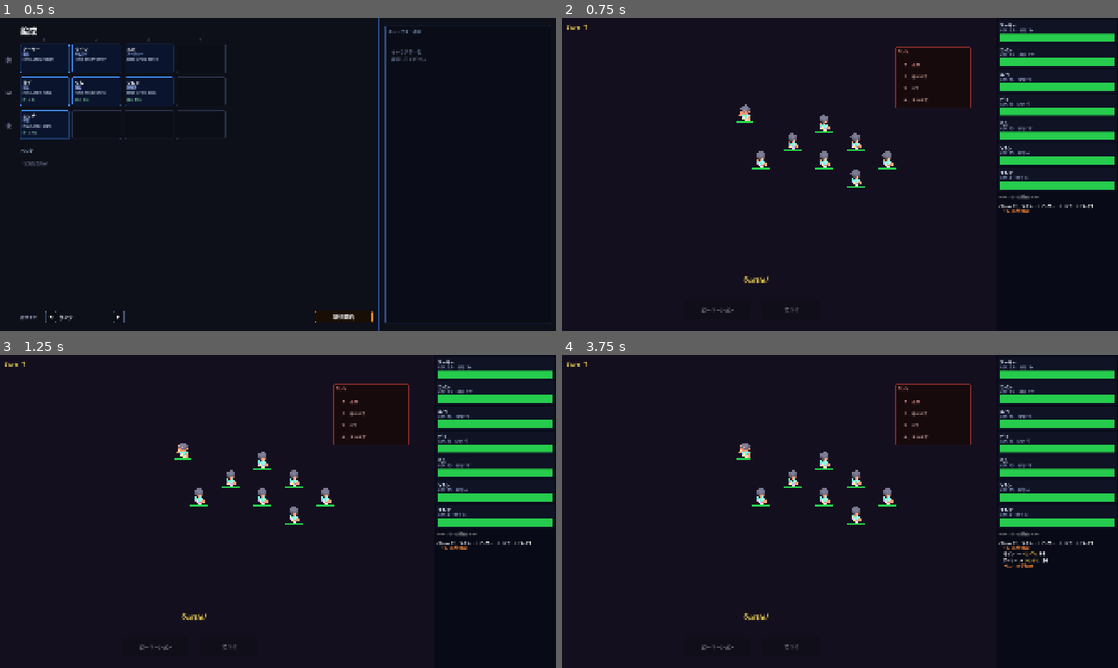
Above: before the commit, frames 1-4 (two rows, left to right).
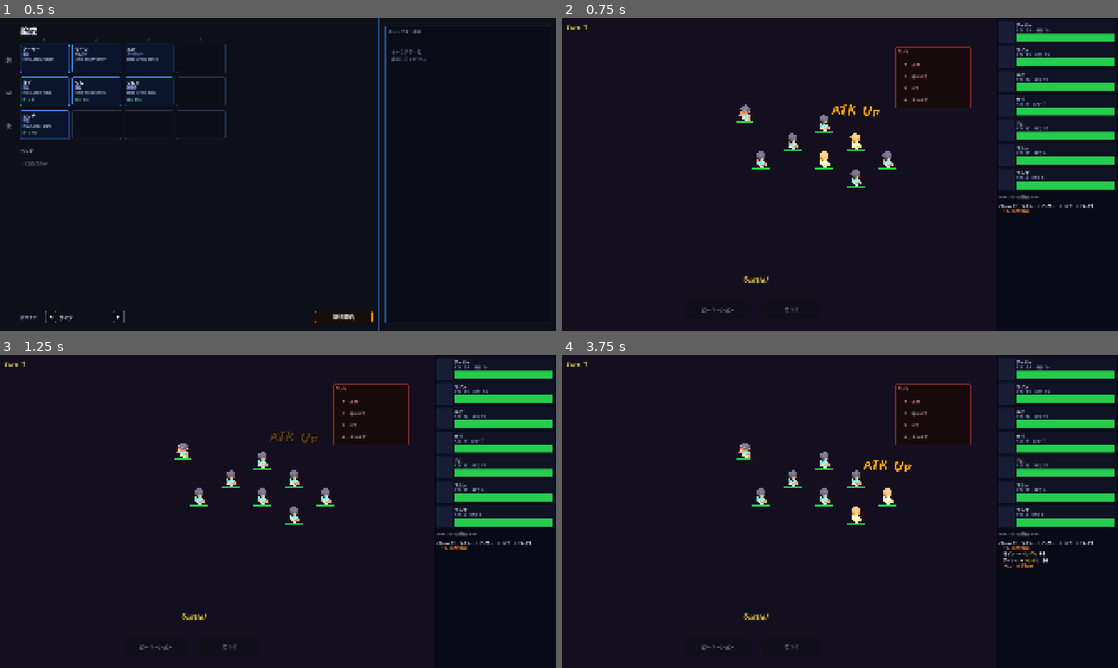
Above: after the commit, the same moments.

Repository: tamagoyaki42dev/tamagoyaki-game
Game: Godot game, scene res://scenes/formation.tscn
Same seed, same stepped clock (60 frames per second), same inputs: the game is played once before the commit and once after it.
Inputs (mouse positions are in pixels of both pictures, inside the frame that each line leads up to):
- Up to frame 1 (0.5 s): no input
- Up to frame 2 (0.75 s): click "遠征開始" at 0.5 s
- Up to frame 3 (1.25 s): no input
- Up to frame 4 (3.75 s): tap Enter at 1.25 s; move the mouse to (962, 495) at 1.27 s; hold Shift 1.28-2 s; click (962, 495) at 1.42 s; drag from (728, 527) to (812, 574) at 2.02 s; move the mouse to (895, 442) at 2.77 s; tap Ctrl at 2.85 s; click (895, 442) at 2.92 s; drag from (812, 574) to (673, 464) at 3.52 s

Frame 1 is identical in both runs. In frame 2, 1.4% of the frame differs, in the area x 46-88%, y 1-55%; in frame 3, 1.3%; in frame 4, 1.4%.

Commit message:
攻撃補助・防御補助・回復フラッシュエフェクト追加、SNS投稿フロー改善
Co-Authored-By: Claude Sonnet 4.6 <noreply@anthropic.com>

Diff:
--- a/scripts/battle/battle_manager.gd
+++ b/scripts/battle/battle_manager.gd
@@ -13,6 +13,8 @@
 signal battle_ended(player_won: bool, loot: Array)
 signal attack_support_used(supporter: BattleUnit, attacker: BattleUnit)
 signal defense_support_used(supporter: BattleUnit, target: BattleUnit)
+signal row_heal_batch(entries: Array)   # [{unit, amount}] 右から左アニメ用
+signal row_heal_anim_done               # シーンがキュー処理完了時に emit → manager が await
 signal phase_started(phase: StringName)
 
 const TURN_LIMIT    = 100
@@ -73,8 +75,7 @@
 		_apply_self_healing(player_grid)
 		_apply_enemy_healing()
 		await get_tree().create_timer(RECOVERY_DELAY).timeout
-		_apply_row_healing(player_grid)
-		await get_tree().create_timer(RECOVERY_DELAY).timeout
+		await _apply_row_healing(player_grid)  # 内部で row_heal_anim_done を await
 	var timeline := build_timeline()
 	turn_started.emit(turn_number, timeline, _current_enemy_action_label())
 	_unpetrified_this_turn = []
@@ -282,12 +283,26 @@
 			_apply_healing(unit, unit.self_regen)
 
 func _apply_row_healing(grid: RotationGrid) -> void:
+	var emitted_batch := false
 	for unit: BattleUnit in grid.get_row(2):
 		if not unit.is_alive or unit.row_regen <= 0:
 			continue
+		# 視覚用：発動前にまとめて計算して emit（HP変更前の量が正しく表示される）
+		var entries: Array = []
+		for other: BattleUnit in grid.get_row(unit.row):
+			if other == unit or not other.is_alive:
+				continue
+			var result := BattleMath.calc_healing(other.hp, other.hp_max, unit.row_regen)
+			entries.append({"unit": other, "amount": result["healed"]})
+		if not entries.is_empty():
+			row_heal_batch.emit(entries)
+			emitted_batch = true
+		# 個別適用（HP変更・overheal蓄積・HPバー更新用）
 		for other: BattleUnit in grid.get_row(unit.row):
 			if other != unit:
 				_apply_healing(other, unit.row_regen)
+	if emitted_batch:
+		await row_heal_anim_done  # シーンのキュー処理完了まで待機
 
 func _apply_enemy_healing() -> void:
 	for unit: BattleUnit in enemy_grid.get_all_alive():
--- a/scripts/battle/battle_scene.gd
+++ b/scripts/battle/battle_scene.gd
@@ -30,6 +30,31 @@
 @export var crit_font_size: int        = 48
 @export var crit_duration: float       = 0.75
 @export var crit_rise: float           = 0.6
+
+# 攻撃補助エフェクト
+@export var supp_font_size: int          = 48
+@export var supp_duration: float         = 0.8
+@export var supp_rise: float             = 0.9
+@export var supp_flash_color: Color      = Color(1.0, 0.55, 0.0)
+@export var supp_flash_duration: float   = 0.45
+@export var supp_label_color: Color      = Color(1.0, 0.65, 0.1)
+@export var supp_label_offset: Vector3   = Vector3(0.0, 1.8, 0.0)
+
+# 防御補助エフェクト
+@export var def_font_size: int           = 48
+@export var def_duration: float          = 0.8
+@export var def_rise: float              = 0.9
+@export var def_flash_color: Color       = Color(0.2, 0.5, 1.0)
+@export var def_flash_duration: float    = 0.45
+@export var def_label_color: Color       = Color(0.3, 0.7, 1.0)
+@export var def_label_offset: Vector3    = Vector3(0.0, 1.8, 0.0)
+
+# 回復エフェクト
+@export var heal_flash_color: Color      = Color(0.2, 1.0, 0.4)
+@export var heal_flash_duration: float   = 0.35
+@export var heal_label_color: Color      = Color(0.3, 1.0, 0.55)
+@export var heal_row_stagger: float      = 0.15  # 列回復の各キャラ間ディレイ（秒）
+@export var heal_batch_gap: float        = 0.65  # 列回復ヒーラー間ディレイ（秒）
 
 # 攻撃アニメ
 @export var atk_wind_up_dist: float    = 0.05   # m 予備後退
@@ -93,14 +118,25 @@
 @onready var _battle_ui: BattleUI        = $CanvasLayer/BattleUI
 
 var _manager: BattleManager
-var _unit_nodes: Dictionary = {}  # BattleUnit → Node3D
-var _hp_bars: Dictionary = {}     # BattleUnit → ShaderMaterial (fg)
+var _unit_nodes: Dictionary = {}    # BattleUnit → Node3D
+var _hp_bars: Dictionary = {}       # BattleUnit → ShaderMaterial (fg)
+var _label_font: Font = null
+var _row_heal_units: Dictionary = {}     # BattleUnit → bool（列回復アニメ処理中）
+var _row_heal_queue: Array = []          # 待機中の列回復バッチ
+var _row_heal_animating: bool = false    # _process_row_heal_queue が動いているか
 
 func _ready() -> void:
 	_flash_shader = Shader.new()
 	_flash_shader.code = _FLASH_CODE
 	_hp_bar_shader = Shader.new()
 	_hp_bar_shader.code = _HP_BAR_CODE
+	const JP := "res://assets/fonts/851CHIKARA-DZUYOKU_kanaA_004.ttf"
+	const EN := "res://assets/fonts/Cinzel-Regular.ttf"
+	if ResourceLoader.exists(JP):
+		var jf := load(JP) as FontFile
+		if jf and ResourceLoader.exists(EN):
+			jf.set_fallbacks([load(EN) as Font])
+		_label_font = jf
 	_setup_world()
 	_start_battle()
 
@@ -129,6 +165,9 @@
 	_manager.unit_died.connect(_on_unit_died)
 	_manager.rotated.connect(_on_rotated)
 	_manager.battle_ended.connect(_on_battle_ended)
+	_manager.attack_support_used.connect(_on_attack_support_used)
+	_manager.defense_support_used.connect(_on_defense_support_used)
+	_manager.row_heal_batch.connect(_on_row_heal_batch)
 	_battle_ui.setup(_manager)
 	_manager.start_battle(GameState.get_battle_entries(), GameState.get_battle_enemy())
 
@@ -155,18 +194,20 @@
 		mat.set_shader_parameter("flash_amount", 0.0)
 		mesh.material_overlay = mat
 
-func _do_flash(ch: Node3D) -> void:
+func _do_flash(ch: Node3D, color: Color = Color(1.0, 0.15, 0.15), duration: float = -1.0) -> void:
+	var dur := duration if duration > 0.0 else hit_flash_duration
 	var meshes: Array[MeshInstance3D] = []
 	_collect_meshes(ch, meshes)
 	for mesh: MeshInstance3D in meshes:
 		var mat: ShaderMaterial = mesh.material_overlay as ShaderMaterial
 		if not mat:
 			continue
+		mat.set_shader_parameter("flash_color", Vector3(color.r, color.g, color.b))
 		mat.set_shader_parameter("flash_amount", 1.0)
 		var tw := create_tween()
 		tw.tween_method(
 			func(v: float) -> void: mat.set_shader_parameter("flash_amount", v),
-			1.0, 0.0, hit_flash_duration)
+			1.0, 0.0, dur)
 
 func _spawn_damage_label(pos: Vector3, text: String, color: Color) -> void:
 	var lbl := Label3D.new()
@@ -180,6 +221,8 @@
 	lbl.outline_modulate = Color(0.0, 0.0, 0.0, 0.85)
 	lbl.position = pos + Vector3(randf_range(-0.2, 0.2), 1.5, 0.0)
 	lbl.scale = Vector3.ZERO
+	if _label_font:
+		lbl.font = _label_font
 	_characters.add_child(lbl)
 	var tw := create_tween().set_parallel(true)
 	tw.tween_property(lbl, "scale", Vector3.ONE, 0.1).set_ease(Tween.EASE_OUT)
@@ -203,6 +246,8 @@
 	lbl.outline_modulate = Color(0.0, 0.0, 0.0, 0.9)
 	lbl.position = pos + Vector3(0.0, 2.2, 0.0)
 	lbl.scale = Vector3.ZERO
+	if _label_font:
+		lbl.font = _label_font
 	_characters.add_child(lbl)
 	var tw := create_tween().set_parallel(true)
 	tw.tween_property(lbl, "scale", Vector3(1.5, 1.5, 1.5), 0.12).set_ease(Tween.EASE_OUT)
@@ -211,6 +256,68 @@
 	tw.tween_property(lbl, "modulate:a", 0.0,
 		crit_duration * 0.5).set_delay(crit_duration * 0.5)
 	await get_tree().create_timer(crit_duration + 0.1).timeout
+	if is_instance_valid(lbl):
+		lbl.queue_free()
+
+static func _make_atk_support_label(pos: Vector3, font_size: int,
+		pixel_size: float, label_color: Color, offset: Vector3) -> Label3D:
+	var lbl := Label3D.new()
+	lbl.text = "ATK Up"
+	lbl.font_size = font_size
+	lbl.pixel_size = pixel_size
+	lbl.billboard = BaseMaterial3D.BILLBOARD_ENABLED
+	lbl.no_depth_test = true
+	lbl.modulate = label_color
+	lbl.outline_size = 6
+	lbl.outline_modulate = Color(0.0, 0.0, 0.0, 0.85)
+	lbl.position = pos + offset
+	lbl.scale = Vector3.ZERO
+	return lbl
+
+func _spawn_atk_support_label(pos: Vector3) -> void:
+	var lbl := BattleScene._make_atk_support_label(
+		pos, supp_font_size, dmg_pixel_size, supp_label_color, supp_label_offset)
+	if _label_font:
+		lbl.font = _label_font
+	_characters.add_child(lbl)
+	var tw := create_tween().set_parallel(true)
+	tw.tween_property(lbl, "scale", Vector3.ONE, 0.1).set_ease(Tween.EASE_OUT)
+	tw.tween_property(lbl, "position",
+		lbl.position + Vector3(0.0, supp_rise, 0.0), supp_duration).set_ease(Tween.EASE_OUT)
+	tw.tween_property(lbl, "modulate:a", 0.0,
+		supp_duration * 0.55).set_delay(supp_duration * 0.45)
+	await get_tree().create_timer(supp_duration + 0.1).timeout
+	if is_instance_valid(lbl):
+		lbl.queue_free()
+
+static func _make_def_support_label(pos: Vector3, font_size: int,
+		pixel_size: float, label_color: Color, offset: Vector3) -> Label3D:
+	var lbl := Label3D.new()
+	lbl.text = "DEF Up"
+	lbl.font_size = font_size
+	lbl.pixel_size = pixel_size
+	lbl.billboard = BaseMaterial3D.BILLBOARD_ENABLED
+	lbl.no_depth_test = true
+	lbl.modulate = label_color
+	lbl.outline_size = 6
+	lbl.outline_modulate = Color(0.0, 0.0, 0.0, 0.85)
+	lbl.position = pos + offset
+	lbl.scale = Vector3.ZERO
+	return lbl
+
+func _spawn_def_support_label(pos: Vector3) -> void:
+	var lbl := BattleScene._make_def_support_label(
+		pos, def_font_size, dmg_pixel_size, def_label_color, def_label_offset)
+	if _label_font:
+		lbl.font = _label_font
+	_characters.add_child(lbl)
+	var tw := create_tween().set_parallel(true)
+	tw.tween_property(lbl, "scale", Vector3.ONE, 0.1).set_ease(Tween.EASE_OUT)
+	tw.tween_property(lbl, "position",
+		lbl.position + Vector3(0.0, def_rise, 0.0), def_duration).set_ease(Tween.EASE_OUT)
+	tw.tween_property(lbl, "modulate:a", 0.0,
+		def_duration * 0.55).set_delay(def_duration * 0.45)
+	await get_tree().create_timer(def_duration + 0.1).timeout
 	if is_instance_valid(lbl):
 		lbl.queue_free()
 
@@ -379,11 +486,14 @@
 		tw2.tween_property(ch, "rotation_degrees:z", death_tilt_deg, death_duration))
 
 func _on_unit_healed(unit: BattleUnit, amount: int) -> void:
+	_update_hp_bar(unit)
+	if _row_heal_units.has(unit):
+		return  # 視覚は _on_row_heal_batch が担当
 	var ch: Node3D = _unit_nodes.get(unit) as Node3D
 	if ch:
 		var text := "+%d" % amount if amount > 0 else "MAX"
-		_spawn_damage_label(ch.global_position, text, Color(0.3, 1.0, 0.55))
-	_update_hp_bar(unit)
+		_spawn_damage_label(ch.global_position, text, heal_label_color)
+		_do_flash(ch, heal_flash_color, heal_flash_duration)
 
 func _on_rotated() -> void:
 	var moves: Array[Dictionary] = []
@@ -402,6 +512,79 @@
 	for entry: Dictionary in moves:
 		tw.tween_property(entry["ch"], "position", entry["to"], rotate_duration)
 
+func _on_attack_support_used(supporter: BattleUnit, attacker: BattleUnit) -> void:
+	var ch_supp: Node3D = _unit_nodes.get(supporter) as Node3D
+	var ch_atk: Node3D  = _unit_nodes.get(attacker)  as Node3D
+	if ch_supp:
+		_do_flash(ch_supp, supp_flash_color, supp_flash_duration)
+	if ch_atk:
+		_do_flash(ch_atk, supp_flash_color, supp_flash_duration)
+		_spawn_atk_support_label(ch_atk.global_position)
+
+func _on_defense_support_used(supporter: BattleUnit, target: BattleUnit) -> void:
+	var ch_supp: Node3D = _unit_nodes.get(supporter) as Node3D
+	var ch_tgt: Node3D  = _unit_nodes.get(target)    as Node3D
+	if ch_supp:
+		_do_flash(ch_supp, def_flash_color, def_flash_duration)
+	if ch_tgt:
+		_do_flash(ch_tgt, def_flash_color, def_flash_duration)
+		_spawn_def_support_label(ch_tgt.global_position)
+
+static func _make_heal_label(pos: Vector3, text: String, font_size: int,
+		pixel_size: float, label_color: Color) -> Label3D:
+	var lbl := Label3D.new()
+	lbl.text = text
+	lbl.font_size = font_size
+	lbl.pixel_size = pixel_size
+	lbl.billboard = BaseMaterial3D.BILLBOARD_ENABLED
+	lbl.no_depth_test = true
+	lbl.modulate = label_color
+	lbl.outline_size = 6
+	lbl.outline_modulate = Color(0.0, 0.0, 0.0, 0.85)
+	lbl.position = pos + Vector3(0.0, 1.5, 0.0)
+	lbl.scale = Vector3.ZERO
+	return lbl
+
+func _on_row_heal_batch(entries: Array) -> void:
+	for e: Dictionary in entries:
+		_row_heal_units[e["unit"]] = true
+	_row_heal_queue.append(entries)
+	if not _row_heal_animating:
+		_process_row_heal_queue()
+
+func _process_row_heal_queue() -> void:
+	if _row_heal_queue.is_empty():
+		_row_heal_animating = false
+		_row_heal_units.clear()
+		_manager.row_heal_anim_done.emit()  # 全バッチ完了 → マネージャーのawaitを解除
+		return
+	_row_heal_animating = true
+	var entries: Array = _row_heal_queue.pop_front()
+	var sorted: Array = entries.duplicate()
+	sorted.sort_custom(func(a: Dictionary, b: Dictionary) -> bool:
+		return (a["unit"] as BattleUnit).col > (b["unit"] as BattleUnit).col)
+	for e: Dictionary in sorted:
+		var unit: BattleUnit = e["unit"] as BattleUnit
+		var amount: int = e["amount"] as int
+		var ch: Node3D = _unit_nodes.get(unit) as Node3D
+		if ch:
+			var text := "+%d" % amount if amount > 0 else "MAX"
+			_spawn_damage_label(ch.global_position, text, heal_label_color)
+			_do_flash(ch, heal_flash_color, heal_flash_duration)
+		await get_tree().create_timer(heal_row_stagger).timeout
+	await get_tree().create_timer(heal_batch_gap).timeout
+	_process_row_heal_queue()
+
 func _on_battle_ended(_won: bool, _loot: Array) -> void:
 	await get_tree().create_timer(2.5).timeout
 	get_tree().change_scene_to_file("res://scenes/formation.tscn")
+
+func _unhandled_input(event: InputEvent) -> void:
+	if event is InputEventKey and (event as InputEventKey).keycode == KEY_F12 \
+			and (event as InputEventKey).pressed:
+		get_viewport().set_input_as_handled()
+		await RenderingServer.frame_post_draw
+		var img := get_viewport().get_texture().get_image()
+		var path := ProjectSettings.globalize_path("res://") + "tools/screenshot.png"
+		img.save_png(path)
+		print("スクショ保存: %s" % path)
--- a/scripts/ui/battle_ui.gd
+++ b/scripts/ui/battle_ui.gd
@@ -1,8 +1,9 @@
 class_name BattleUI
 extends Control
 
-const PANEL_W   := 420.0
-const LOG_SPLIT := 0.55
+const PANEL_W      := 420.0
+const LOG_SPLIT    := 0.55
+const PORTRAIT_W   := 56.0
 
 const HP_YELLOW_THRESHOLD := 0.5
 const HP_RED_THRESHOLD    := 0.25
@@ -159,13 +160,20 @@
 		add_child(entry)
 		_party_entries[unit] = entry
 
-		_lbl(entry, unit.unit_name, Vector2(8.0, 6.0), 17, Color(0.86, 0.90, 0.98))
+		var portrait := ColorRect.new()
+		portrait.position = Vector2(4.0, 4.0)
+		portrait.size = Vector2(PORTRAIT_W, slot_h - 12.0)
+		portrait.color = Color(0.10, 0.12, 0.22, 0.85)
+		entry.add_child(portrait)
+
+		var content_x := PORTRAIT_W + 8.0
+		_lbl(entry, unit.unit_name, Vector2(content_x, 6.0), 17, Color(0.86, 0.90, 0.98))
 		_lbl(entry, "ATK %d  SPD %d" % [unit.attack, unit.speed],
-			Vector2(8.0, 26.0), 13, Color(0.58, 0.65, 0.80))
+			Vector2(content_x, 26.0), 13, Color(0.58, 0.65, 0.80))
 
 		var bar := ProgressBar.new()
-		bar.position = Vector2(8.0, 46.0)
-		bar.size = Vector2(PANEL_W - 24.0, 10.0)
+		bar.position = Vector2(content_x, 46.0)
+		bar.size = Vector2(PANEL_W - 24.0 - PORTRAIT_W, 10.0)
 		bar.min_value = 0.0
 		bar.max_value = float(unit.hp_max)
 		bar.value = float(unit.hp)
--- /dev/null
+++ b/tests/test_battle_manager_flow.gd
@@ -0,0 +1,69 @@
+extends GutTest
+
+var _bm: BattleManager
+
+func after_each() -> void:
+	if _bm:
+		_bm.queue_free()
+
+func _make_unit(side: BattleUnit.Side, row: int, col: int) -> BattleUnit:
+	var u := BattleUnit.new()
+	u.side = side
+	u.row = row
+	u.col = col
+	u.hp_max = 100
+	u.hp = 100
+	u.speed = 5
+	u.attack = 1
+	u.attack_hits = 1
+	return u
+
+# ローテーション→回復→行動の順でフェーズが流れることを検証
+# turn_number=1 の状態で advance_turn(true) を呼ぶと turn_number=2 になり回復フェーズが走る
+func test_turn_phase_order_is_rotation_recovery_action() -> void:
+	_bm = BattleManager.new()
+	add_child(_bm)
+
+	_bm.player_grid = RotationGrid.new()
+	_bm.enemy_grid = RotationGrid.new()
+
+	var player_unit := _make_unit(BattleUnit.Side.PLAYER, 0, 0)
+	var enemy_unit := _make_unit(BattleUnit.Side.ENEMY, 0, 0)
+	_bm.player_grid.grid[0].append(player_unit)
+	_bm.enemy_grid.grid[0].append(enemy_unit)
+
+	_bm.turn_number = 1
+
+	var log: Array[StringName] = []
+	_bm.rotated.connect(func() -> void: log.append(&"rotated"))
+	_bm.phase_started.connect(func(p: StringName) -> void: log.append(p))
+
+	_bm.advance_turn(true)
+	# action_announced はターン末尾に発火 → これを待てば両 phase_started は確実に記録済み
+	await wait_for_signal(_bm.action_announced, 5.0)
+
+	assert_eq(log[0], &"rotated",   "1番目: ローテーション")
+	assert_eq(log[1], &"recovery",  "2番目: 回復フェーズ")
+	assert_eq(log[2], &"action",    "3番目: 行動フェーズ")
+
+# 1ターン目（turn_number=0 → 1）は回復フェーズをスキップすることを検証
+func test_first_turn_skips_recovery_phase() -> void:
+	_bm = BattleManager.new()
+	add_child(_bm)
+
+	_bm.player_grid = RotationGrid.new()
+	_bm.enemy_grid = RotationGrid.new()
+
+	var player_unit := _make_unit(BattleUnit.Side.PLAYER, 0, 0)
+	var enemy_unit := _make_unit(BattleUnit.Side.ENEMY, 0, 0)
+	_bm.player_grid.grid[0].append(player_unit)
+	_bm.enemy_grid.grid[0].append(enemy_unit)
+
+	var log: Array[StringName] = []
+	_bm.phase_started.connect(func(p: StringName) -> void: log.append(p))
+
+	_bm.advance_turn(false)
+	await wait_for_signal(_bm.action_announced, 5.0)
+
+	assert_eq(log.size(), 1,          "1ターン目は phase_started が1回だけ")
+	assert_eq(log[0], &"action",      "1ターン目は行動フェーズのみ")
--- /dev/null
+++ b/tests/test_battle_scene_atk_support.gd
@@ -0,0 +1,72 @@
+extends GutTest
+
+# _make_atk_support_label / _make_def_support_label は static func なので
+# BattleScene をインスタンス化せずに呼べる
+
+const _DEFAULT_OFFSET := Vector3(0.0, 1.8, 0.0)
+
+func test_label_text() -> void:
+	var lbl := BattleScene._make_atk_support_label(
+		Vector3.ZERO, 48, 0.012, Color(1.0, 0.65, 0.1), _DEFAULT_OFFSET)
+	assert_eq(lbl.text, "ATK Up", "テキストが 'ATK Up' である")
+	lbl.free()
+
+func test_label_is_label3d() -> void:
+	var lbl := BattleScene._make_atk_support_label(
+		Vector3.ZERO, 48, 0.012, Color(1.0, 0.65, 0.1), _DEFAULT_OFFSET)
+	assert_is(lbl, Label3D, "Label3D 型である")
+	lbl.free()
+
+func test_label_font_size() -> void:
+	var lbl := BattleScene._make_atk_support_label(
+		Vector3.ZERO, 48, 0.012, Color(1.0, 0.65, 0.1), _DEFAULT_OFFSET)
+	assert_eq(lbl.font_size, 48, "フォントサイズが 48 である")
+	lbl.free()
+
+func test_label_color() -> void:
+	var color := Color(1.0, 0.65, 0.1)
+	var lbl := BattleScene._make_atk_support_label(
+		Vector3.ZERO, 48, 0.012, color, _DEFAULT_OFFSET)
+	assert_eq(lbl.modulate, color, "オレンジ色が設定されている")
+	lbl.free()
+
+func test_label_position_offset() -> void:
+	var base   := Vector3(1.0, 0.0, 2.0)
+	var offset := Vector3(0.0, 1.8, 0.0)
+	var lbl := BattleScene._make_atk_support_label(base, 48, 0.012, Color.WHITE, offset)
+	assert_almost_eq(lbl.position.y, base.y + offset.y, 0.001, "Y オフセットが加算されている")
+	lbl.free()
+
+# ── 防御補助ラベル ────────────────────────────────────────────────
+
+func test_def_label_text() -> void:
+	var lbl := BattleScene._make_def_support_label(
+		Vector3.ZERO, 48, 0.012, Color(0.3, 0.7, 1.0), _DEFAULT_OFFSET)
+	assert_eq(lbl.text, "DEF Up", "テキストが 'DEF Up' である")
+	lbl.free()
+
+func test_def_label_is_label3d() -> void:
+	var lbl := BattleScene._make_def_support_label(
+		Vector3.ZERO, 48, 0.012, Color(0.3, 0.7, 1.0), _DEFAULT_OFFSET)
+	assert_is(lbl, Label3D, "Label3D 型である")
+	lbl.free()
+
+func test_def_label_font_size() -> void:
+	var lbl := BattleScene._make_def_support_label(
+		Vector3.ZERO, 48, 0.012, Color(0.3, 0.7, 1.0), _DEFAULT_OFFSET)
+	assert_eq(lbl.font_size, 48, "フォントサイズが 48 である")
+	lbl.free()
+
+func test_def_label_color() -> void:
+	var color := Color(0.3, 0.7, 1.0)
+	var lbl := BattleScene._make_def_support_label(
+		Vector3.ZERO, 48, 0.012, color, _DEFAULT_OFFSET)
+	assert_eq(lbl.modulate, color, "青色が設定されている")
+	lbl.free()
+
+func test_def_label_position_offset() -> void:
+	var base   := Vector3(1.0, 0.0, 2.0)
+	var offset := Vector3(0.0, 1.8, 0.0)
+	var lbl := BattleScene._make_def_support_label(base, 48, 0.012, Color.WHITE, offset)
+	assert_almost_eq(lbl.position.y, base.y + offset.y, 0.001, "Y オフセットが加算されている")
+	lbl.free()
--- /dev/null
+++ b/tests/test_battle_scene_heal.gd
@@ -0,0 +1,35 @@
+extends GutTest
+
+# _make_heal_label は static func なので BattleScene をインスタンス化せずに呼べる
+
+const DEFAULT_COLOR := Color(0.3, 1.0, 0.55)
+
+func test_label_is_label3d() -> void:
+	var lbl := BattleScene._make_heal_label(
+		Vector3.ZERO, "+10", 48, 0.012, DEFAULT_COLOR)
+	assert_is(lbl, Label3D, "Label3D 型である")
+	lbl.free()
+
+func test_label_text() -> void:
+	var lbl := BattleScene._make_heal_label(
+		Vector3.ZERO, "+10", 48, 0.012, DEFAULT_COLOR)
+	assert_eq(lbl.text, "+10", "テキストが '+10' である")
+	lbl.free()
+
+func test_label_font_size() -> void:
+	var lbl := BattleScene._make_heal_label(
+		Vector3.ZERO, "+10", 48, 0.012, DEFAULT_COLOR)
+	assert_eq(lbl.font_size, 48, "フォントサイズが 48 である")
+	lbl.free()
+
+func test_label_color() -> void:
+	var lbl := BattleScene._make_heal_label(
+		Vector3.ZERO, "+10", 48, 0.012, DEFAULT_COLOR)
+	assert_eq(lbl.modulate, DEFAULT_COLOR, "緑色が設定されている")
+	lbl.free()
+
+func test_label_position_offset() -> void:
+	var base := Vector3(1.0, 0.0, 2.0)
+	var lbl  := BattleScene._make_heal_label(base, "+10", 48, 0.012, DEFAULT_COLOR)
+	assert_almost_eq(lbl.position.y, base.y + 1.5, 0.001, "Y+1.5 オフセットが加算されている")
+	lbl.free()
--- /dev/null
+++ b/tests/test_battle_ui_grayout.gd
@@ -0,0 +1,59 @@
+extends GutTest
+
+var _ui: BattleUI
+var _manager: BattleManager
+
+func after_each() -> void:
+	if _ui: _ui.queue_free()
+	if _manager: _manager.queue_free()
+
+func _make_unit(side: BattleUnit.Side, row: int, col: int) -> BattleUnit:
+	var u := BattleUnit.new()
+	u.side = side
+	u.row = row
+	u.col = col
+	u.hp_max = 100
+	u.hp = 100
+	u.speed = 5
+	u.attack = 10
+	u.attack_hits = 1
+	return u
+
+func test_dead_unit_bar_fill_turns_gray() -> void:
+	_manager = BattleManager.new()
+	add_child(_manager)
+	_ui = BattleUI.new()
+	add_child(_ui)
+	_ui.setup(_manager)
+
+	var player_unit := _make_unit(BattleUnit.Side.PLAYER, 0, 0)
+	var pg := RotationGrid.new()
+	pg.grid[0].append(player_unit)
+	var eg := RotationGrid.new()
+	eg.grid[0].append(_make_unit(BattleUnit.Side.ENEMY, 0, 0))
+
+	_manager.battle_started.emit(pg, eg)
+	_manager.unit_died.emit(player_unit)
+
+	var fill := _ui._bar_fills[player_unit] as StyleBoxFlat
+	assert_eq(fill.bg_color, Color(0.30, 0.30, 0.30),
+		"死亡後 HPバーがグレーになる")
+
+func test_dead_unit_entry_panel_turns_dark() -> void:
+	_manager = BattleManager.new()
+	add_child(_manager)
+	_ui = BattleUI.new()
+	add_child(_ui)
+	_ui.setup(_manager)
+
+	var player_unit := _make_unit(BattleUnit.Side.PLAYER, 0, 0)
+	var pg := RotationGrid.new()
+	pg.grid[0].append(player_unit)
+	var eg := RotationGrid.new()
+	eg.grid[0].append(_make_unit(BattleUnit.Side.ENEMY, 0, 0))
+
+	_manager.battle_started.emit(pg, eg)
+	_manager.unit_died.emit(player_unit)
+
+	assert_true(_ui._party_entries.has(player_unit),
+		"死亡後も _party_entries にユニットが存在する")
Not shown, added: .claude/settings.json
Not shown, added: tests/test_battle_manager_flow.gd.uid
Not shown, added: tests/test_battle_scene_atk_support.gd.uid
Not shown, added: tests/test_battle_scene_heal.gd.uid
Not shown, added: tests/test_battle_ui_grayout.gd.uid
Not shown, changed: devlog/2026-06-20.md
Not shown, changed: docs/backlog.md
Not shown, added: docs/game_concept.md
Not shown, added: docs/godot_feature_map.md
Not shown, added: docs/prototype_v1_spec.md
Not shown, added: docs/visual_spec.md
Not shown, changed: docs/visual_test_checklist.md
(and 1 more such lines)
